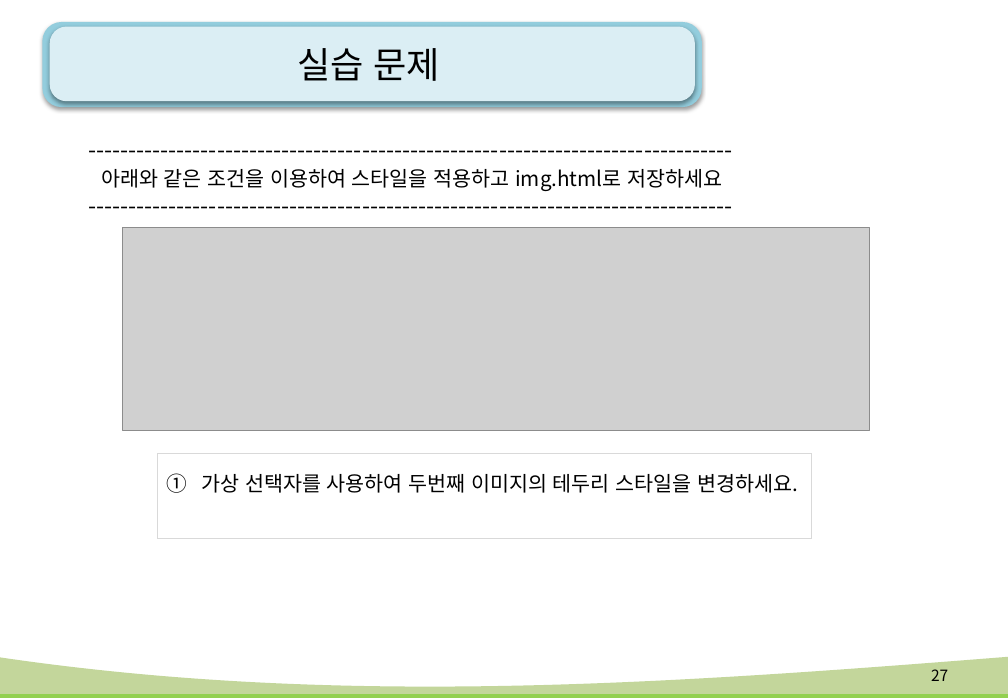
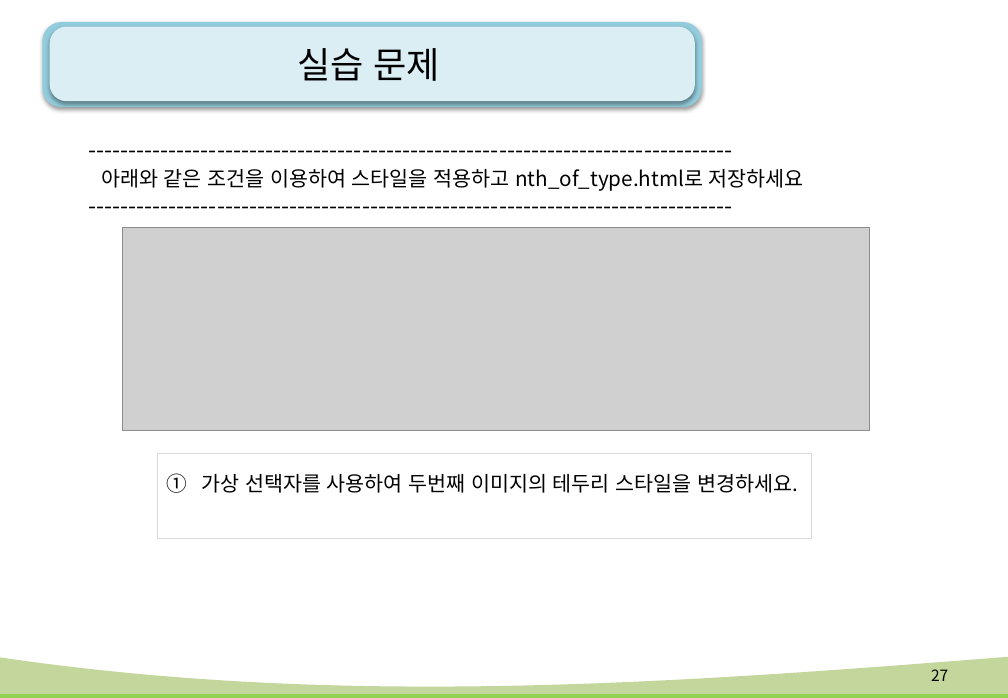
Before and after one commit to kiyongee2/green_project_web, a slide deck: slide 27 of html-css_ppt/9강. css 고급 선택자.pptx. Drawn at 1008x698 pixels with LibreOffice and Linux fonts; fonts in the diff are those of the drawing; grey boxes stand for pictures; background and template pictures are left out. Boxes give left, top, right and bottom in pixels: in the first picture for what was removed or moved away, otherwise in the second. Text is boxed around its words. In the diff, an @@ line names an element or a change of style, - is before the commit and + after.

```diff
--- a/html-css_ppt/9강. css 고급 선택자.pptx
+++ b/html-css_ppt/9강. css 고급 선택자.pptx
@@ text at (101,169,804,191): text changed @@
-아래와 같은 조건을 이용하여 스타일을 적용하고 img.html로 저장하세요
+아래와 같은 조건을 이용하여 스타일을 적용하고 nth_of_type.html로 저장하세요
```
Also in this commit, not shown: 16 other slides changed, 3 slides removed, 33 other files.
